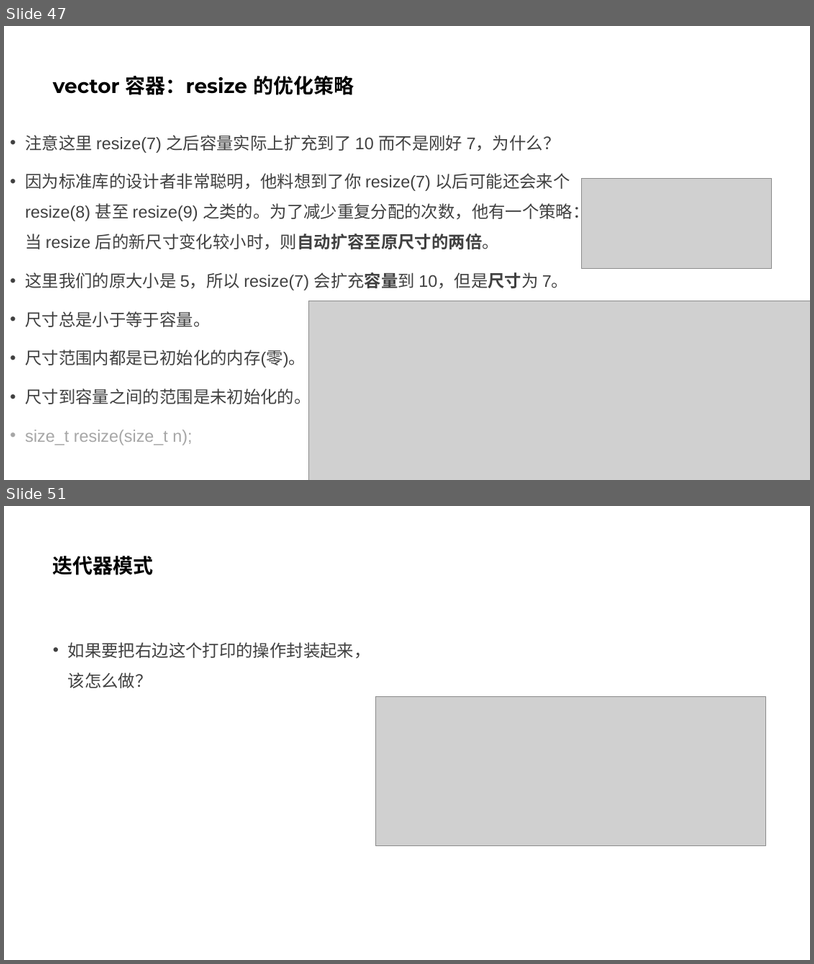
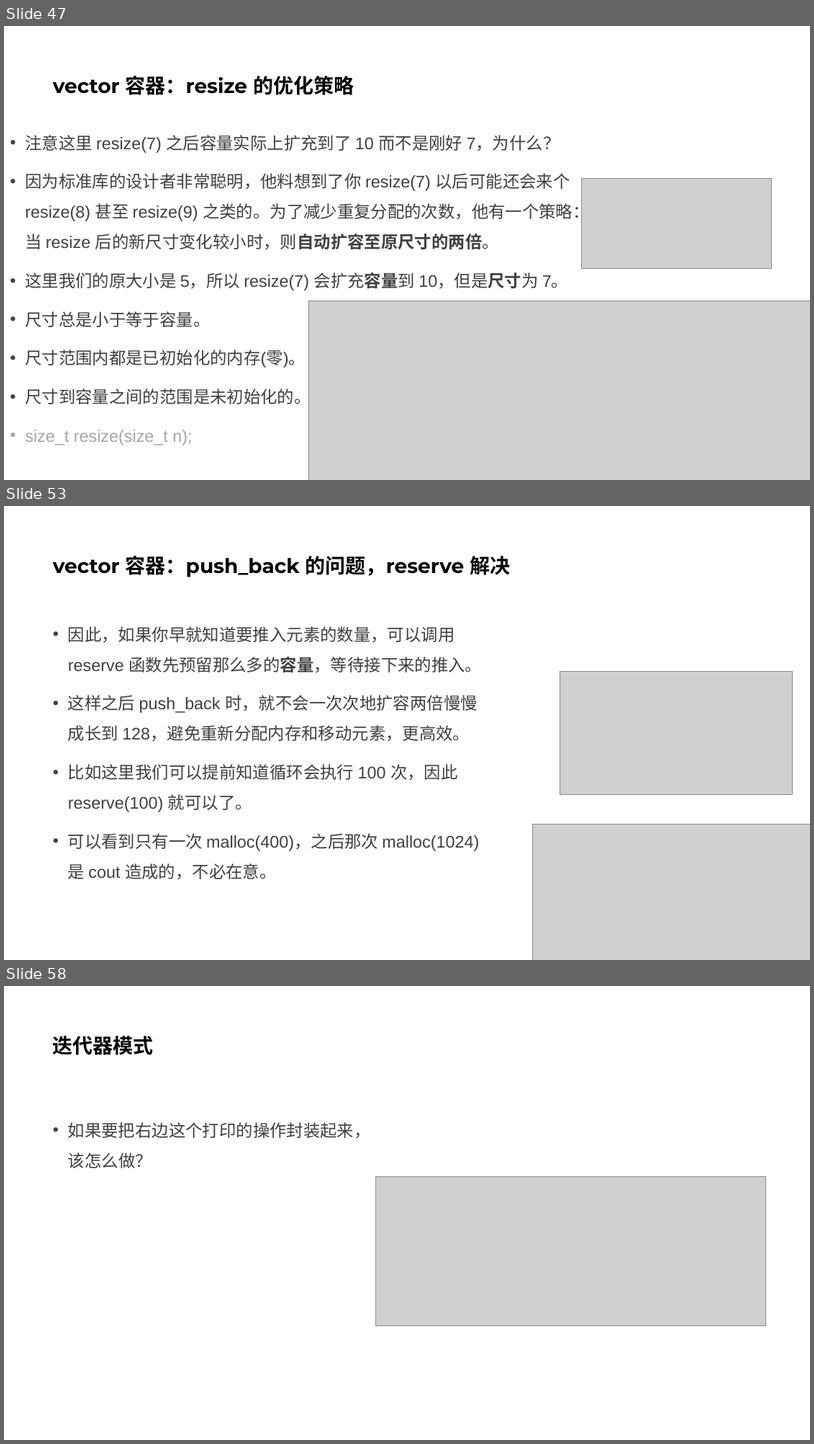
Before and after one commit to parallel101/course, a slide deck: 13/slides.pptx. Shown one above the other, each under a label of ours: slides 47 and 51 before the commit, slides 47, 53 and 58 after it; the slides between them are not shown. The pictures are 814x964 and 814x1444 pixels, drawn with LibreOffice and Linux fonts; fonts in the diff are those of the drawing; grey boxes stand for pictures. Boxes give left, top, right and bottom in pixels: in the first picture for what was removed or moved away, otherwise in the second. Text is boxed around its words. In the diff, an @@ line names an element or a change of style, - is before the commit and + after.

```diff
--- a/13/slides.pptx
+++ b/13/slides.pptx
@@ slide 53 added at (4, 506, 810, 960), background #FFFFFF @@
@@ title added at (53, 556, 510, 577), 24 pt, text #000000, bold @@
+vector 容器：push_back 的问题，reserve 解决
@@ text added at (68, 626, 482, 879), 20 pt, text #404040 @@
+• 因此，如果你早就知道要推入元素的数量，可以调用 reserve 函数先预留那么多的容量，等待接下来的推入。
+• 这样之后 push_back 时，就不会一次次地扩容两倍慢慢成长到 128，避免重新分配内存和移动元素，更高效。
+• 比如这里我们可以提前知道循环会执行 100 次，因此 reserve(100) 就可以了。
+• 可以看到只有一次 malloc(400)，之后那次 malloc(1024) 是 cout 造成的，不必在意。
@@ picture added at (560, 671, 793, 795) @@
@@ picture added at (532, 824, 810, 960) @@
@@ what was slide 51 is now slide 58 @@
```
Also in this commit, not shown: 2 slides changed, 7 other slides added, 1 slide removed, 6 other files.
